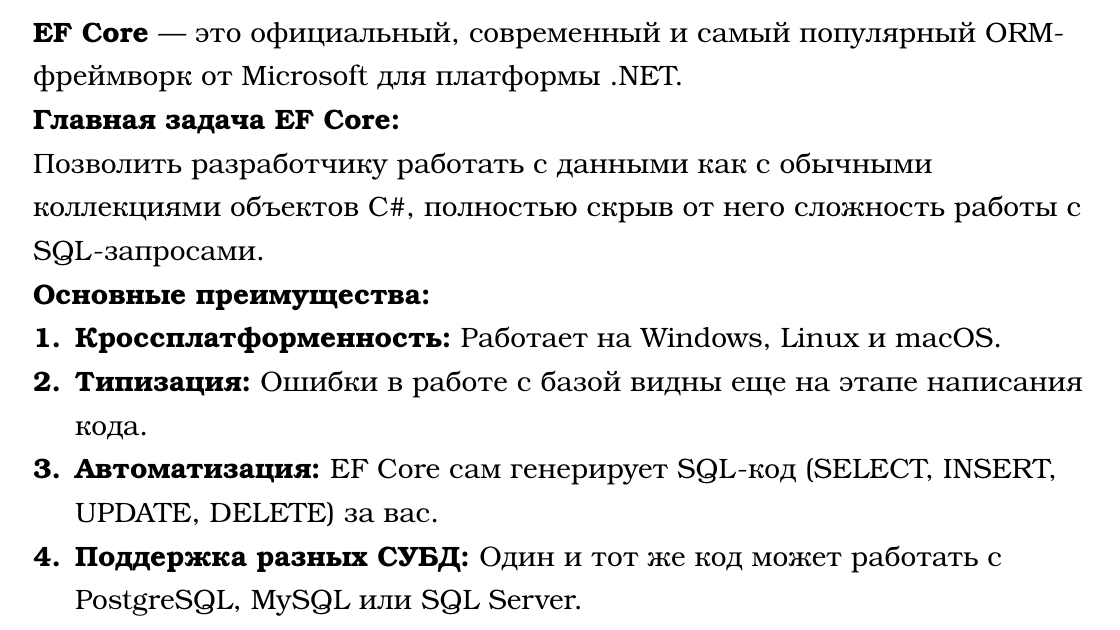
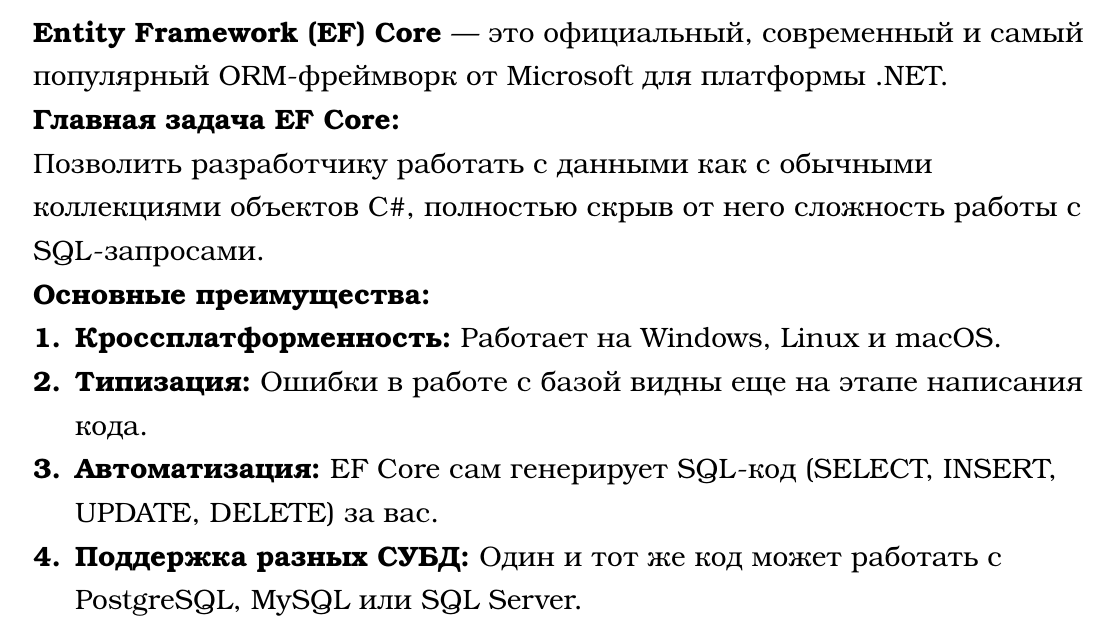
Before and after one commit to DaniilKlyukin/OOP-6, a slide deck: slide 4 of Лекции/ООП 2 лек 6.pptx. Drawn at 1120x630 pixels with LibreOffice and Linux fonts; fonts in the diff are those of the drawing. Boxes give left, top, right and bottom in pixels: in the first picture for what was removed or moved away, otherwise in the second. Text is boxed around its words. In the diff, an @@ line names an element or a change of style, - is before the commit and + after.

```diff
--- a/Лекции/ООП 2 лек 6.pptx
+++ b/Лекции/ООП 2 лек 6.pptx
@@ text at box(33, 20, 1083, 92): text changed @@
-EF Core — это официальный, современный и самый популярный ORM-фреймворк от Microsoft для платформы .NET.
+Entity Framework (EF) Core — это официальный, современный и самый популярный ORM-фреймворк от Microsoft для платформы .NET.
```
Also in this commit, not shown: 1 other slide changed, 20 slides added, 1 slide removed.
